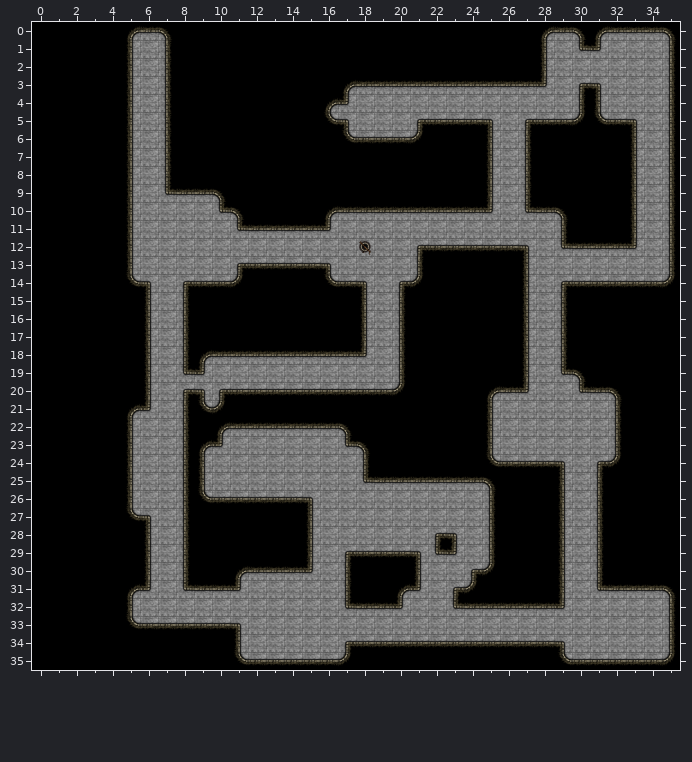
Tiled map -- tiled/map3.tmx. The picture above is the old version.
Cells are 100x100 px. Shown: x 0..35, y 0..35.
The result:
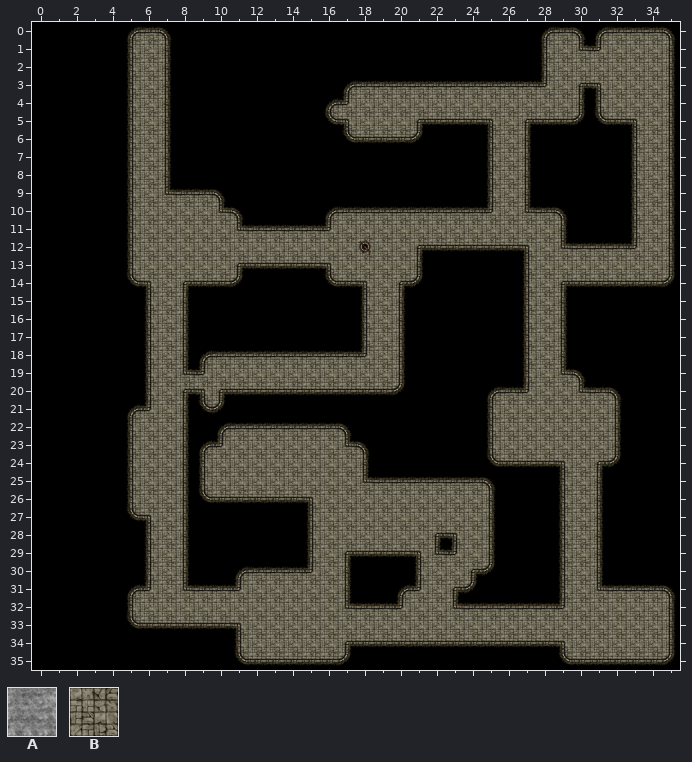
Key: from "Bushido": A 45 "Floor_Rock", B 81 "Floor_Dungeon_2x2".
_ is an empty cell.
Tiles replaced or removed in this view: A.
Commit: Added Dungeon floor and cleaned up some in the map files
Edits made:
Changed rows in their new state; . is an unchanged cell.
Layer "Ground":
first column x 5:
 0 BBB....................BBBBBBBB
 1 BBB....................BBBBBBBB
 2 BBB....................BBBBBBBB
 3 BBB.........BBBBBBBBBBBBBBBBBBB
 4 BBB........BBBBBBBBBBBBBBBBBBBB
 5 BBB........BBBBBBBBBBBBBBBBBBBB
 6 BBB.........BBBBB...BBB.....BBB
 7 BBB.................BBB.....BBB
 8 BBB.................BBB.....BBB
 9 BBBBBB..............BBB.....BBB
10 BBBBBBB....BBBBBBBBBBBBBB...BBB
11 BBBBBBBBBBBBBBBBBBBBBBBBB...BBB
12 BBBBBBBBBBBBBBBBBBBBBBBBBBBBBBB
13 BBBBBBBBBBBBBBBBB.....BBBBBBBBB
14 BBBBBBB....BBBBBB.....BBBBBBBBB
15 .BBB.........BBB......BBB......
16 .BBB.........BBB......BBB......
17 .BBB.........BBB......BBB......
18 .BBBBBBBBBBBBBBB......BBB......
19 .BBBBBBBBBBBBBBB......BBBB.....
20 .BBBBBBBBBBBBBBB....BBBBBBBB...
21 BBBBBB..............BBBBBBBB...
22 BBBB.BBBBBBBB.......BBBBBBBB...
23 BBBBBBBBBBBBBB......BBBBBBBB...
24 BBBBBBBBBBBBBB......BBBBBBBB...
25 BBBBBBBBBBBBBBBBBBBBB...BBB....
26 BBBBBBBBBBBBBBBBBBBBB...BBB....
27 BBBB......BBBBBBBBBBB...BBB....
28 .BBB......BBBBBBBBBBB...BBB....
29 .BBB......BBBBBBBBBBB...BBB....
30 .BBB..BBBBBBB...BBBBB...BBB....
31 BBBBBBBBBBBBB..BBBBB....BBBBBBB
32 BBBBBBBBBBBBBBBBBBBBBBBBBBBBBBB
33 BBBBBBBBBBBBBBBBBBBBBBBBBBBBBBB
34 ......BBBBBBBBBBBBBBBBBBBBBBBBB
35 ......BBBBBBB...........BBBBBBB
Where, in picture pixels (left, top, right, bottom), the same in both pictures:
changed: (132, 32, 670, 660)
